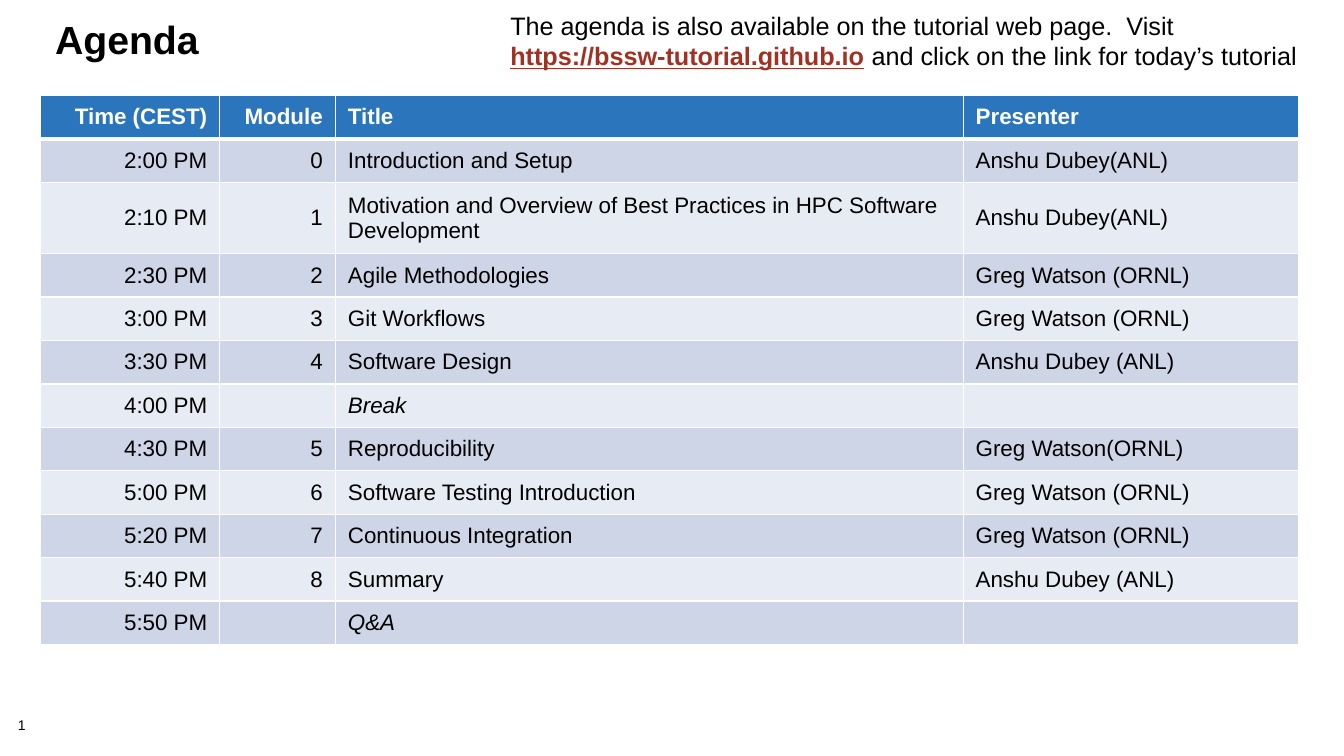
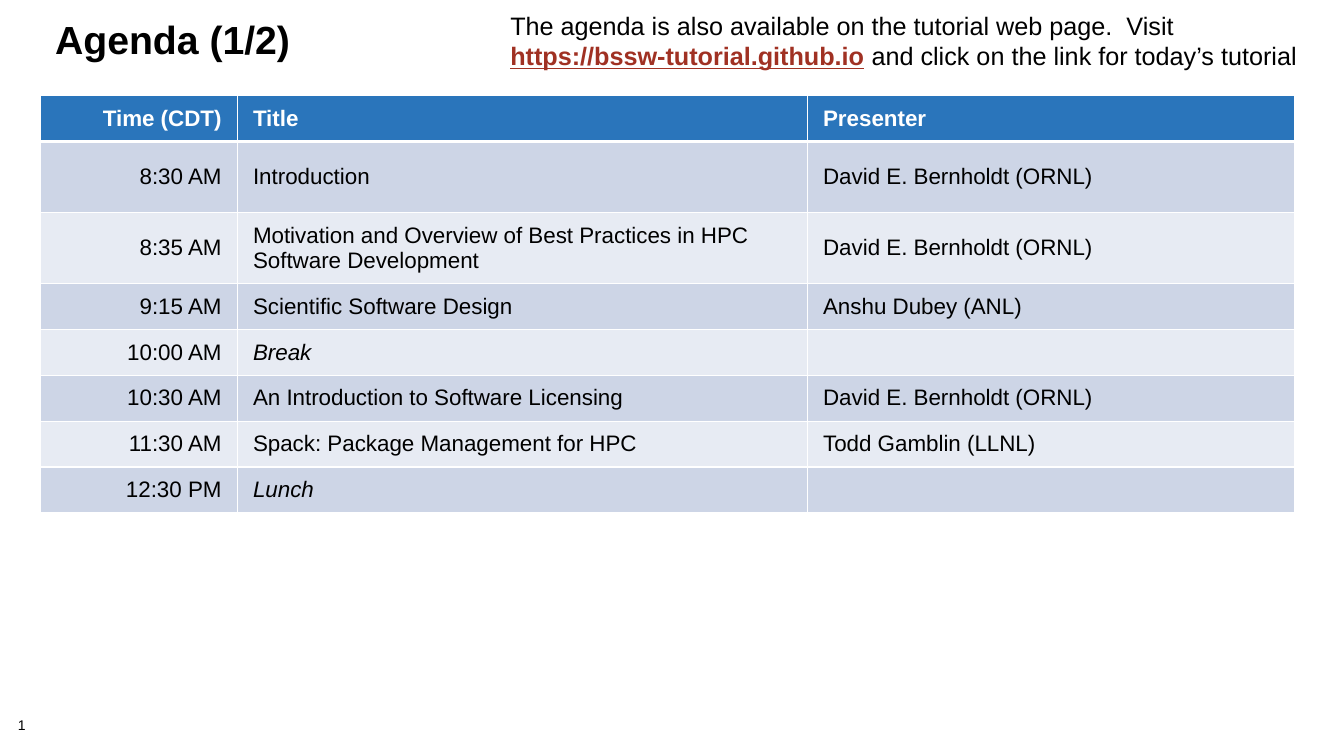
Before and after one commit to bssw-tutorial/presentations, a slide deck: slide 1 of agenda-master.pptx. Drawn at 1344x756 pixels with LibreOffice and Linux fonts; fonts in the diff are those of the drawing; background and template pictures are left out. Boxes give left, top, right and bottom in pixels: in the first picture for what was removed or moved away, otherwise in the second. Text is boxed around its words. In the diff, an @@ line names an element or a change of style, - is before the commit and + after.

Commit message:
Finalize title and license slides

```diff
--- a/agenda-master.pptx
+++ b/agenda-master.pptx
@@ title at <box>55,25,291,62</box>: text changed @@
-Agenda
+Agenda (1/2)
@@ table at <box>40,96,1294,529</box> @@
-Time (CEST) | Module | Title | Presenter
-2:00 PM | 0 | Introduction and Setup | Anshu Dubey(ANL)
-2:10 PM | 1 | Motivation and Overview of Best Practices in HPC Software Development | Anshu Dubey(ANL)
-2:30 PM | 2 | Agile Methodologies | Greg Watson (ORNL)
-3:00 PM | 3 | Git Workflows | Greg Watson (ORNL)
-3:30 PM | 4 | Software Design | Anshu Dubey (ANL)
-4:00 PM |  | Break | 
-4:30 PM | 5 | Reproducibility | Greg Watson(ORNL)
-5:00 PM | 6 | Software Testing Introduction | Greg Watson (ORNL)
-5:20 PM | 7 | Continuous Integration | Greg Watson (ORNL)
-5:40 PM | 8 | Summary | Anshu Dubey (ANL)
-5:50 PM |  | Q&A | 
+Time (CDT) | Title | Presenter
+8:30 AM | Introduction | David E. Bernholdt (ORNL)
+8:35 AM | Motivation and Overview of Best Practices in HPC Software Development | David E. Bernholdt (ORNL)
+9:15 AM | Scientific Software Design | Anshu Dubey (ANL)
+10:00 AM | Break | 
+10:30 AM | An Introduction to Software Licensing | David E. Bernholdt (ORNL)
+11:30 AM | Spack: Package Management for HPC | Todd Gamblin (LLNL)
+12:30 PM | Lunch | 
@@ table: place and size @@
-table at <box>40,96,1300,647</box>
+table at <box>40,96,1294,529</box>
```
Also in this commit, not shown: 1 slide added, 6 other files.
